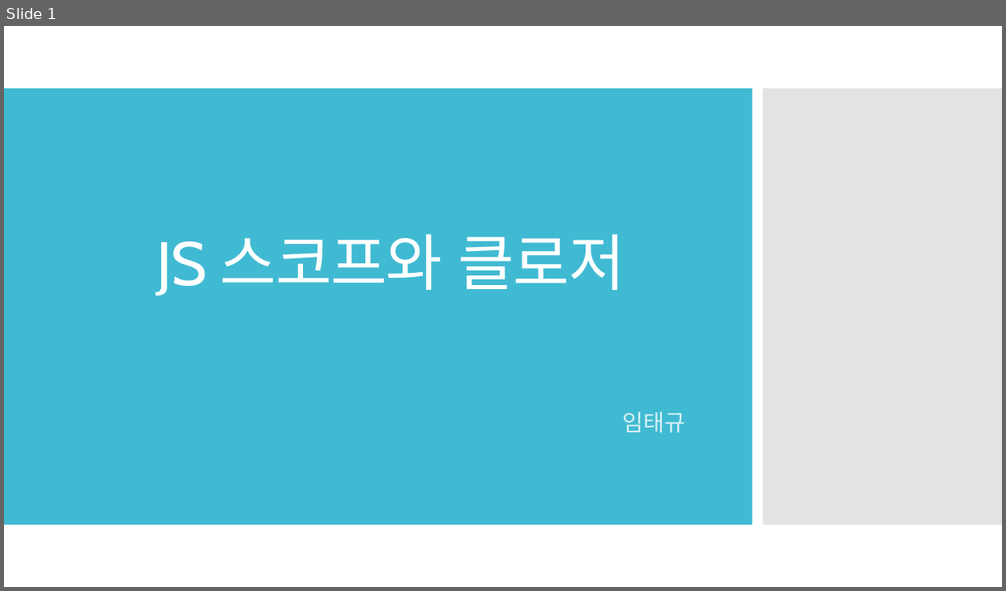
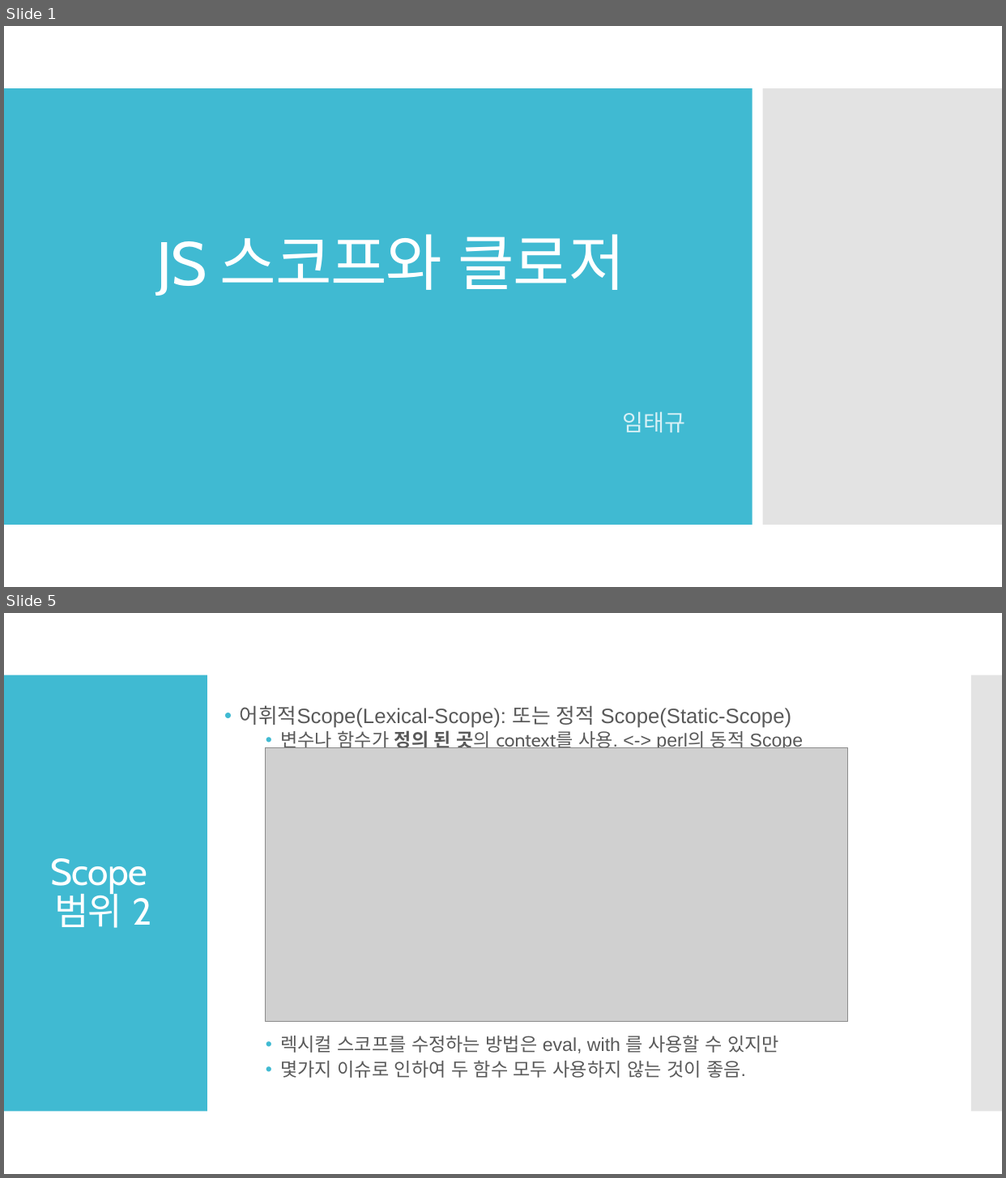
Before and after one commit to Laon63/Study_Javascript, a slide deck: JS 스코프와 클로저.pptx. Shown one above the other, each under a label of ours: slide 1 before the commit, slides 1 and 5 after it; the slides between them are not shown. The pictures are 1006x591 and 1006x1178 pixels, drawn with LibreOffice and Linux fonts; fonts in the diff are those of the drawing; grey boxes stand for pictures. Boxes give left, top, right and bottom in pixels: in the first picture for what was removed or moved away, otherwise in the second. Text is boxed around its words. In the diff, an @@ line names an element or a change of style, - is before the commit and + after.

Commit message:
수정

```diff
--- a/JS 스코프와 클로저.pptx
+++ b/JS 스코프와 클로저.pptx
@@ slide 5 added at (x1=4, y1=613, x2=1002, y2=1174), background #FFFFFF @@
@@ rectangle added at (x1=4, y1=675, x2=207, y2=1112), fill #40BAD2 @@
@@ rectangle added at (x1=971, y1=675, x2=1002, y2=1112), fill #C8C8C8 at 50% opacity @@
@@ text added at (x1=240, y1=705, x2=803, y2=1078), 18 pt, text #595959 @@
+• 어휘적Scope(Lexical-Scope): 또는 정적 Scope(Static-Scope)
+  • 변수나 함수가 정의 된 곳의 context를 사용. <-> perl의 동적 Scope
+  • 렉시컬 스코프를 수정하는 방법은 eval, with 를 사용할 수 있지만
+  • 몇가지 이슈로 인하여 두 함수 모두 사용하지 않는 것이 좋음.
@@ picture added at (x1=266, y1=747, x2=848, y2=1022) @@
@@ title added at (x1=51, y1=858, x2=151, y2=928), 36 pt, text #FFFFFF @@
+Scope
+범위 2
```
Also in this commit, not shown: 5 slides changed, 7 other slides added, 1 slide removed.
